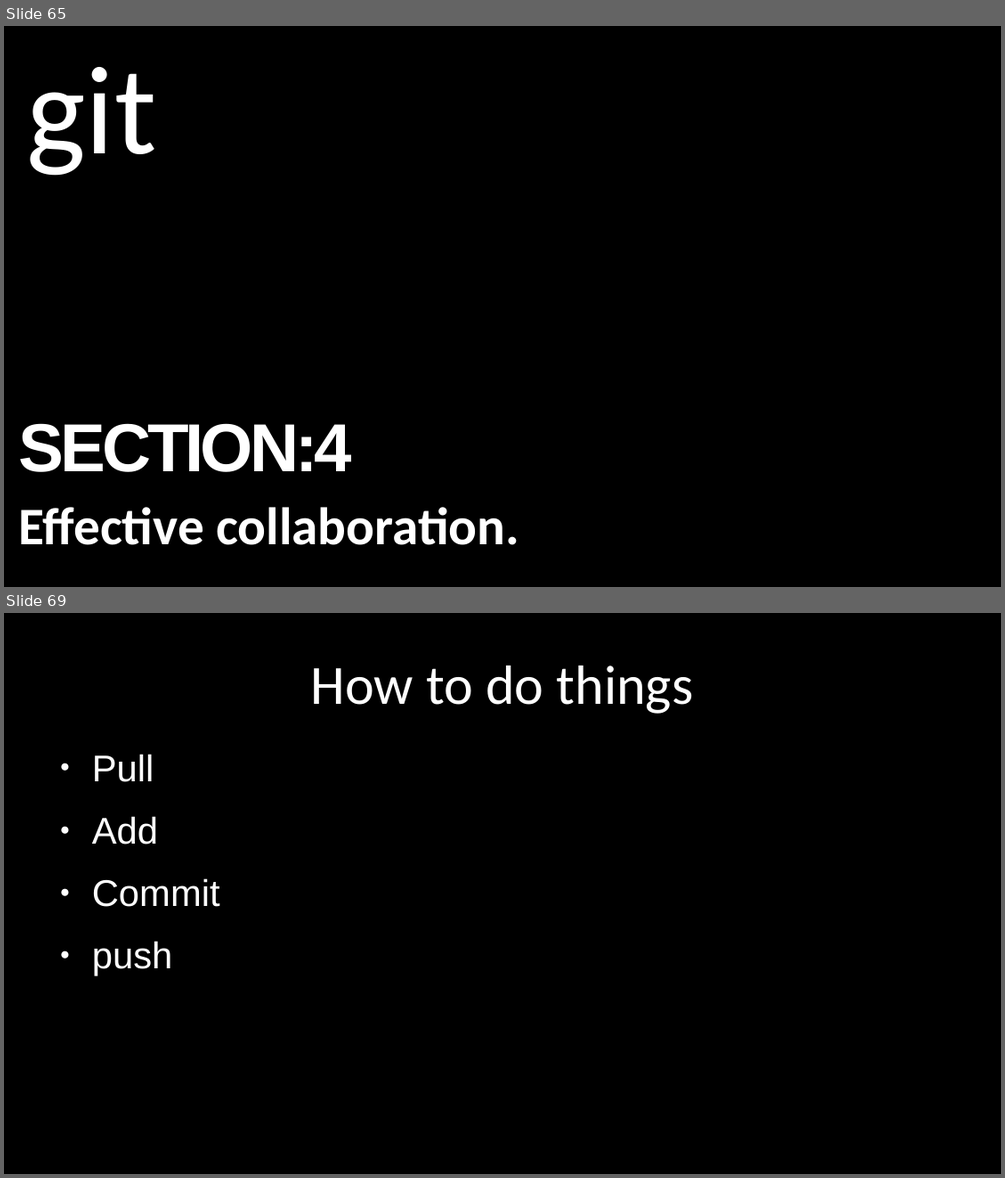
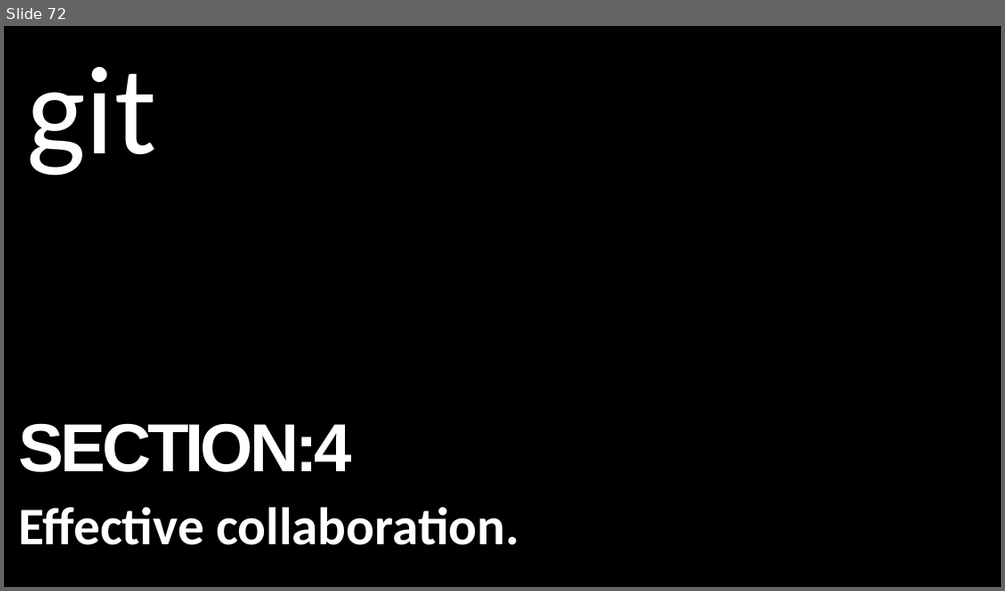
Before and after one commit to alexacallmebaka/htmlflasksql, a slide deck: slides/deck.odp. Shown one above the other, each under a label of ours: slides 65 and 69 before the commit, slide 72 after it; the slides between them are not shown. The pictures are 1005x1178 and 1005x591 pixels, drawn with LibreOffice and Linux fonts; fonts in the diff are those of the drawing. Boxes give left, top, right and bottom in pixels: in the first picture for what was removed or moved away, otherwise in the second. Text is boxed around its words. In the diff, an @@ line names an element or a change of style, - is before the commit and + after.

```diff
--- a/slides/deck.odp
+++ b/slides/deck.odp
@@ slide 69 removed at [4,613,1001,1174], background #000000 @@
@@ title removed at [311,666,694,714] @@
-How to do things
@@ text removed at [92,754,220,976] @@
-● Pull
-● Add
-● Commit
-● push
@@ what was slide 65 is now slide 72 @@
```
Also in this commit, not shown: 4 slides changed, 19 slides added, 2 other slides removed, 1 other file.
